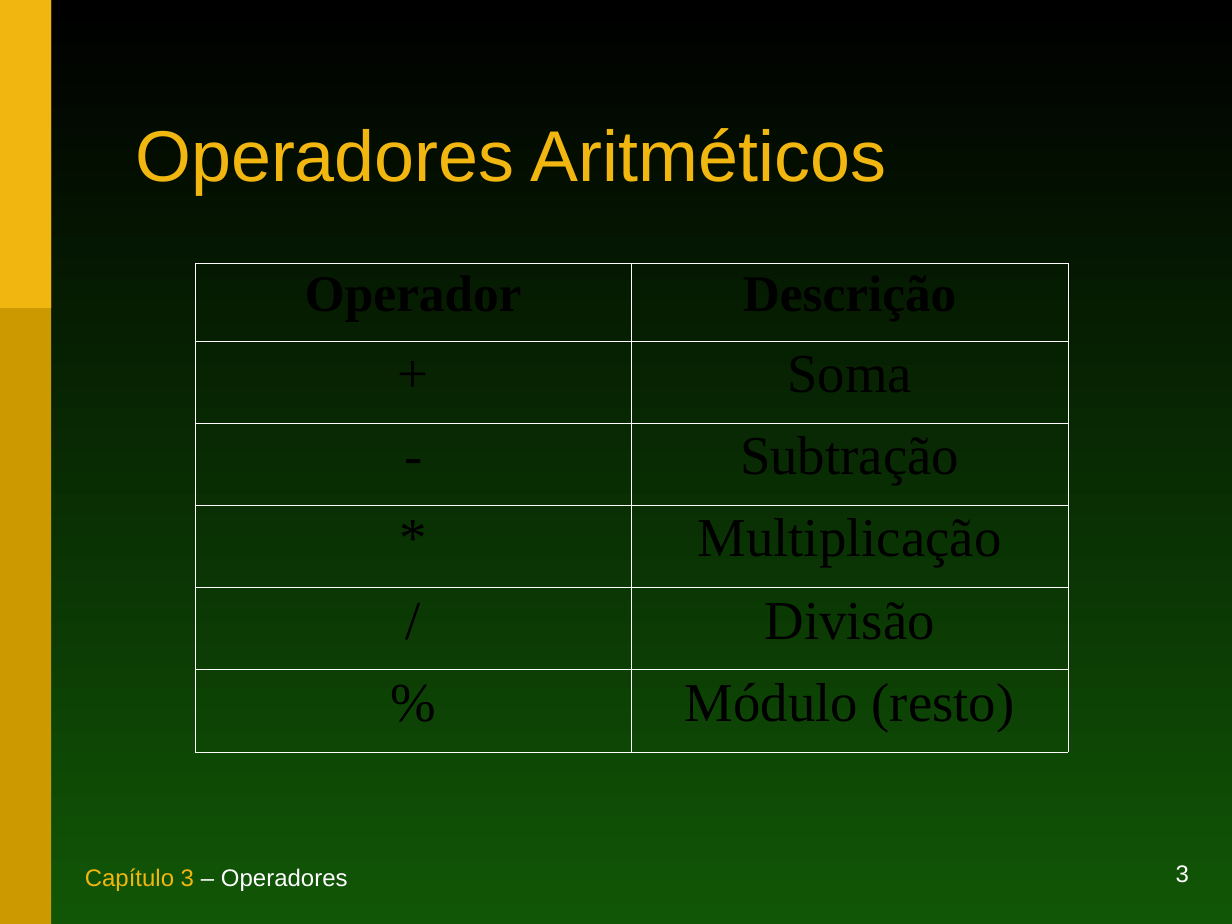
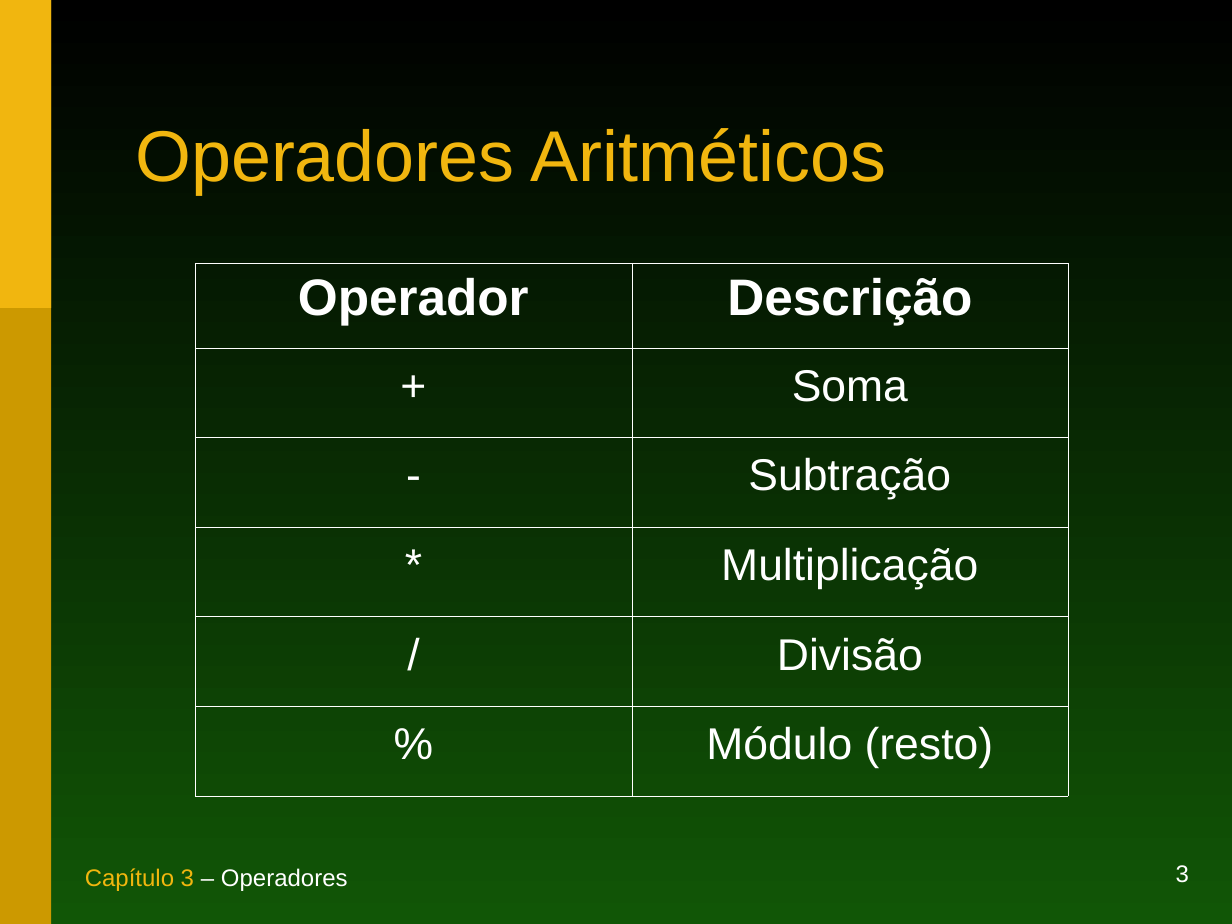
Before and after one commit to duchesqui/slzvieira-training, a slide deck: slide 3 of 1-Java-Programmer-Modulo-I/03.Capitulo03.ppt. Drawn at 1232x924 pixels with LibreOffice and Linux fonts; fonts in the diff are those of the drawing. Boxes give left, top, right and bottom in pixels: in the first picture for what was removed or moved away, otherwise in the second. Text is boxed around its words. In the diff, an @@ line names an element or a change of style, - is before the commit and + after.

```diff
--- a/1-Java-Programmer-Modulo-I/03.Capitulo03.ppt
+++ b/1-Java-Programmer-Modulo-I/03.Capitulo03.ppt
@@ table at (195,264,1067,796) @@
@@ font Times New Roman to Arial, text colour #000000 to #FFFFFF @@
@@ size 32 to 26 pt in "+", "Soma", "-", "Subtração" and 6 more places @@
```
Also in this commit, not shown: 8 other slides changed, 2 other files.
